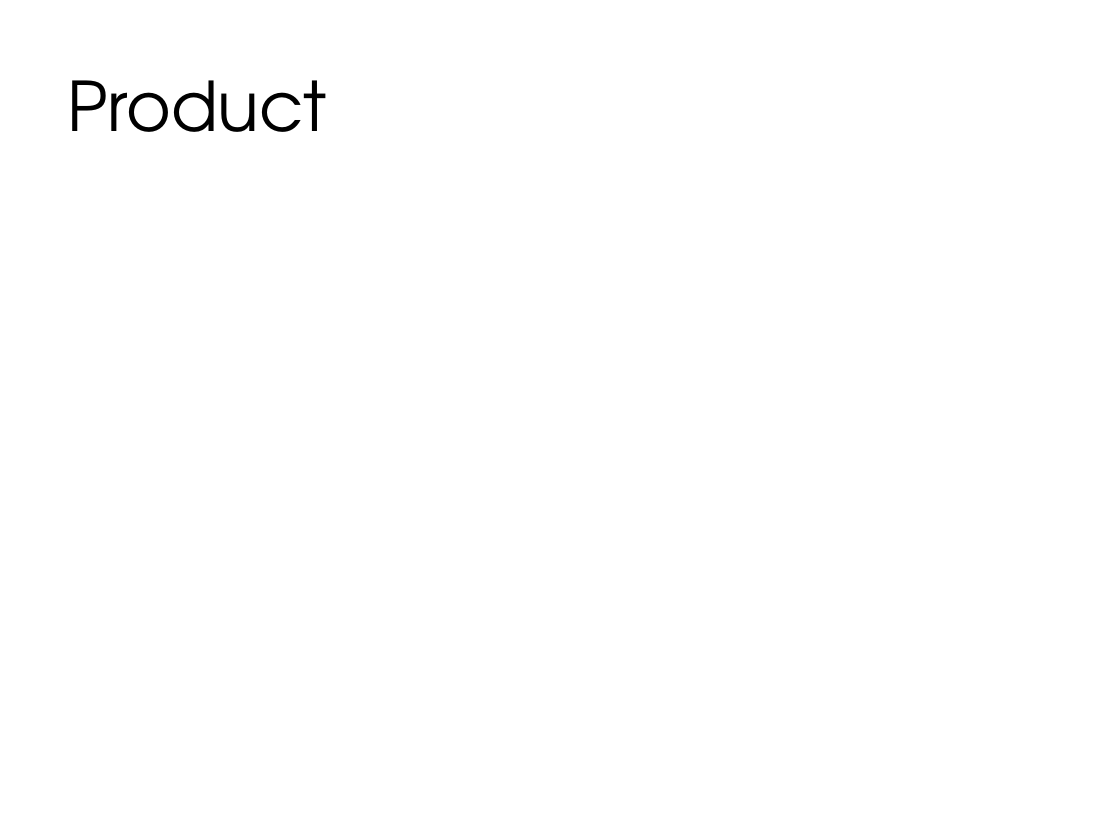
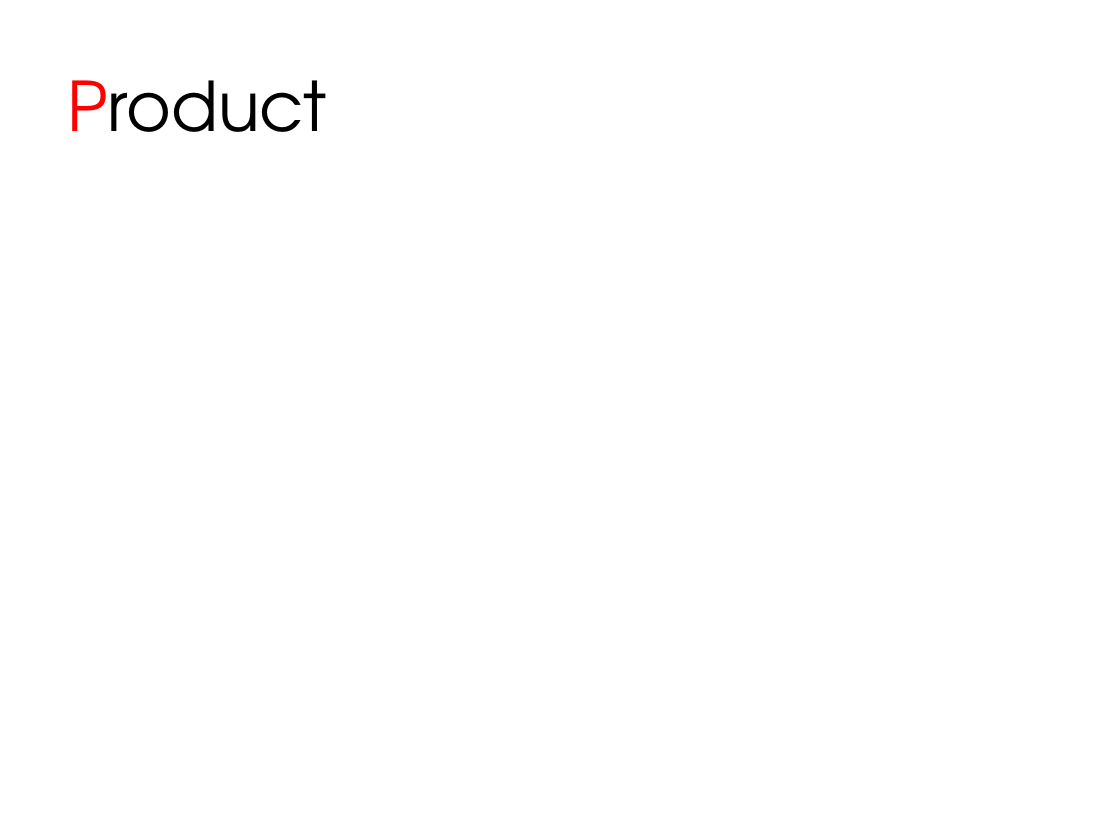
Before and after one commit to teamco/election, a slide deck: slide 7 of design/Appolitics/APPolitics.com-Pitch.pptx. Drawn at 1120x840 pixels with LibreOffice and Linux fonts; fonts in the diff are those of the drawing. Boxes give left, top, right and bottom in pixels: in the first picture for what was removed or moved away, otherwise in the second. Text is boxed around its words. In the diff, an @@ line names an element or a change of style, - is before the commit and + after.

```diff
--- a/design/Appolitics/APPolitics.com-Pitch.pptx
+++ b/design/Appolitics/APPolitics.com-Pitch.pptx
@@ title "Product" at (67, 80, 327, 132): text colour #000000 to #FF0000 in "Product" @@
```
Also in this commit, not shown: 2 other slides changed, 15 other files.
